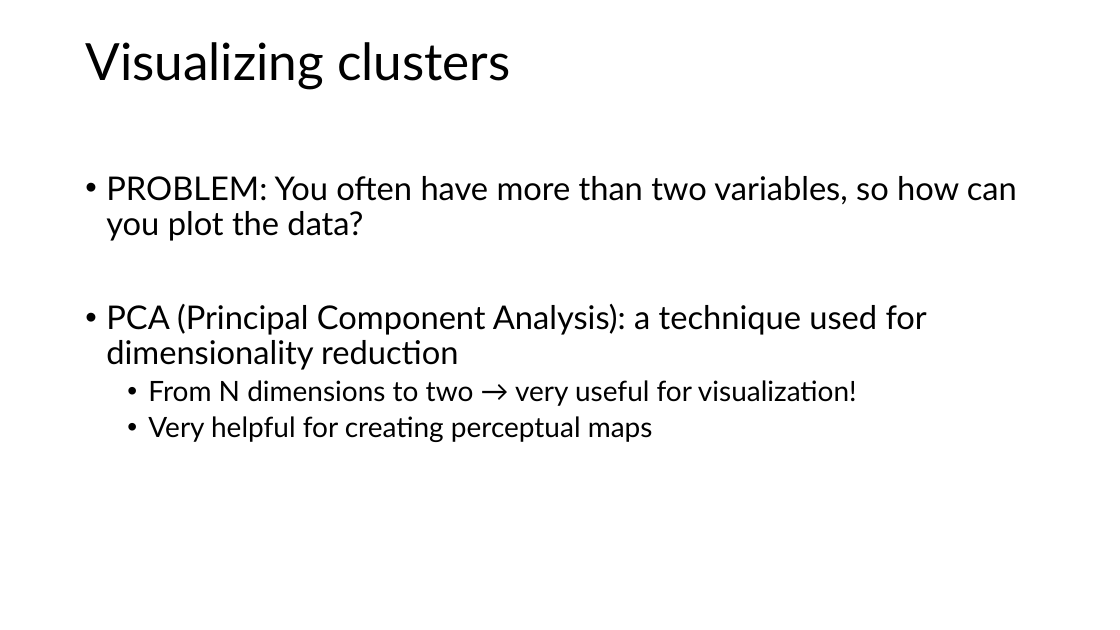
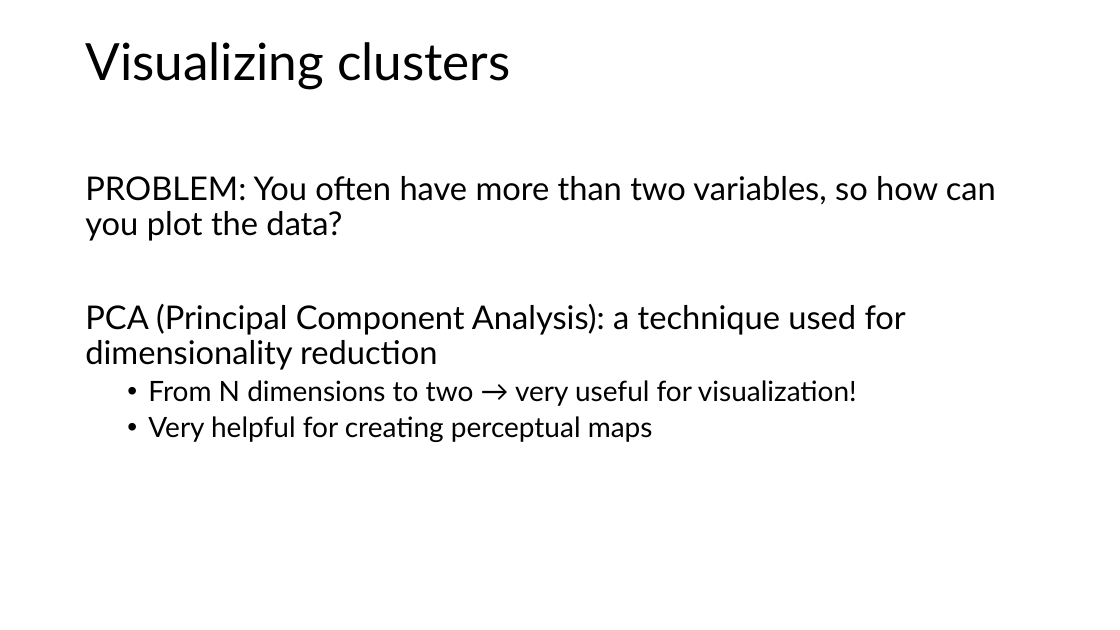
Before and after one commit to dadepro/mkt566, a slide deck: slide 6 of w5/w5-1-clustering.pptx. Drawn at 1120x630 pixels with LibreOffice and Linux fonts; fonts in the diff are those of the drawing. Boxes give left, top, right and bottom in pixels: in the first picture for what was removed or moved away, otherwise in the second. Text is boxed around its words. In the diff, an @@ line names an element or a change of style, - is before the commit and + after.

```diff
--- a/w5/w5-1-clustering.pptx
+++ b/w5/w5-1-clustering.pptx
@@ text at (x1=85, y1=176, x2=996, y2=370): bullet • to none @@
```
Also in this commit, not shown: 2 other slides changed, 3 other files.
